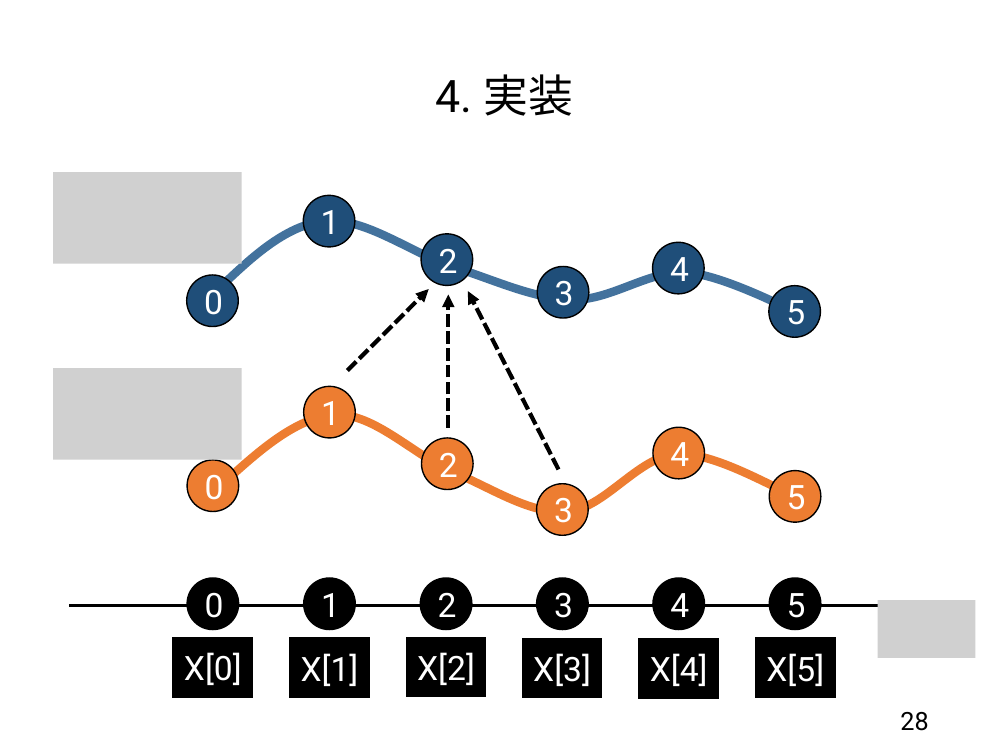
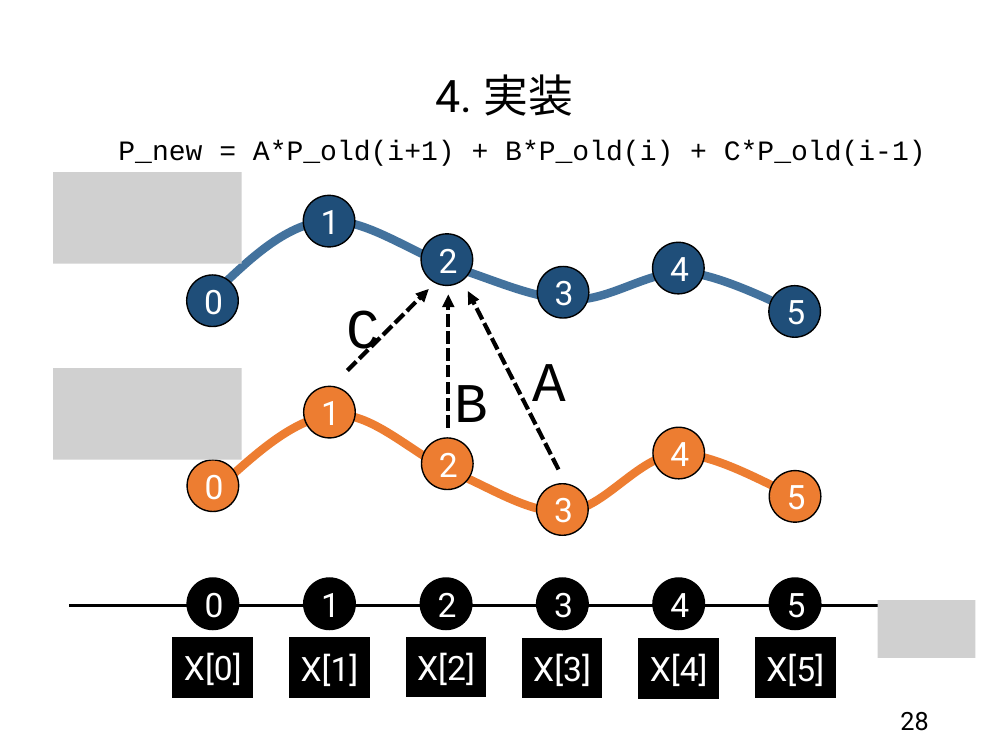
Before and after one commit to te288/intro_to_NA2022, a slide deck: slide 28 of pptx/03_1次元拡散方程式（陽解法）.pptx. Drawn at 1008x756 pixels with LibreOffice and Linux fonts; fonts in the diff are those of the drawing; grey boxes stand for pictures. Boxes give left, top, right and bottom in pixels: in the first picture for what was removed or moved away, otherwise in the second. Text is boxed around its words. In the diff, an @@ line names an element or a change of style, - is before the commit and + after.

```diff
--- a/pptx/03_1次元拡散方程式（陽解法）.pptx
+++ b/pptx/03_1次元拡散方程式（陽解法）.pptx
@@ text added at bbox=[118, 140, 926, 166], 20 pt, text #000000 @@
+P_new = A*P_old(i+1) + B*P_old(i) + C*P_old(i-1)
@@ text added at bbox=[346, 310, 380, 363], 40 pt, text #000000 @@
+C
@@ text added at bbox=[454, 385, 488, 422], 40 pt, text #000000 @@
+B
@@ text added at bbox=[532, 364, 566, 415], 40 pt, text #000000 @@
+A
```
Also in this commit, not shown: 5 other slides changed, 2 other files.
